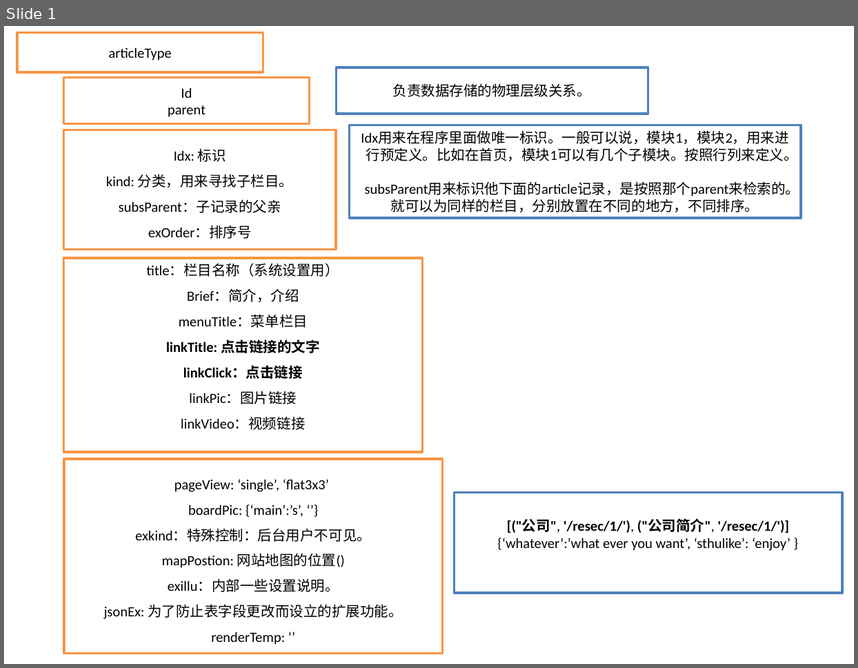
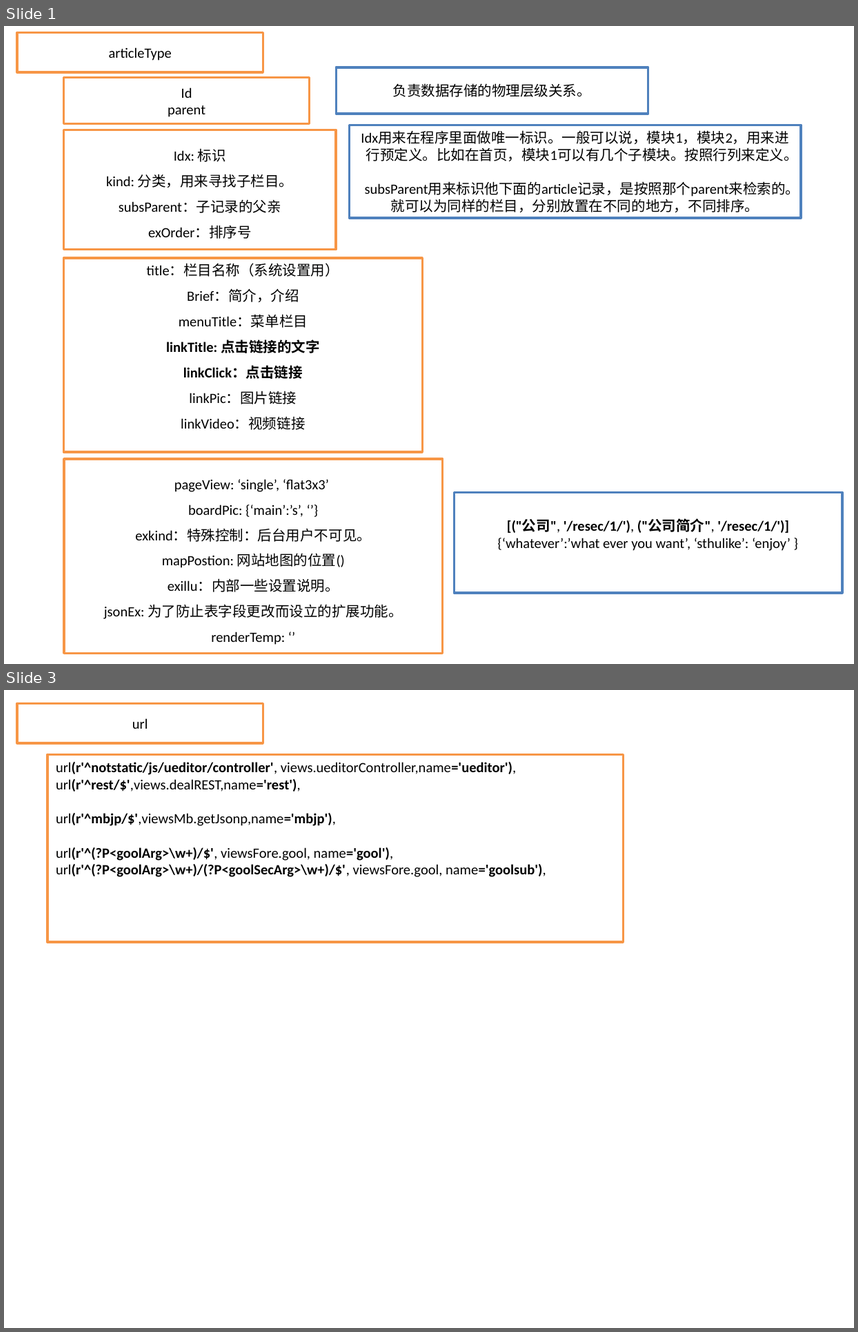
Before and after one commit to zhtdh/seoWeb, a slide deck: hierarchy.pptx. Shown one above the other, each under a label of ours: slide 1 before the commit, slides 1 and 3 after it; the slides between them are not shown. The pictures are 858x668 and 858x1332 pixels, drawn with LibreOffice and Linux fonts; fonts in the diff are those of the drawing. Boxes give left, top, right and bottom in pixels: in the first picture for what was removed or moved away, otherwise in the second. Text is boxed around its words. In the diff, an @@ line names an element or a change of style, - is before the commit and + after.

```diff
--- a/hierarchy.pptx
+++ b/hierarchy.pptx
@@ slide 3 added at (x1=4, y1=690, x2=854, y2=1328), background #009B4E @@
@@ rectangle added at (x1=18, y1=704, x2=263, y2=744), fill #009B4E, outline #F79646 2 pt, 12 pt, text #000000 @@
+url
@@ rectangle added at (x1=47, y1=755, x2=623, y2=942), fill #009B4E, outline #F79646 2 pt, 12 pt, text #000000, bold @@
+url(r'^notstatic/js/ueditor/controller', views.ueditorController,name='ueditor'),
+url(r'^rest/$',views.dealREST,name='rest'),
+url(r'^mbjp/$',viewsMb.getJsonp,name='mbjp'),
+url(r'^(?P<goolArg>\w+)/$', viewsFore.gool, name='gool'),
+url(r'^(?P<goolArg>\w+)/(?P<goolSecArg>\w+)/$', viewsFore.gool, name='goolsub'),
```
Also in this commit, not shown: 1 slide changed, 1 other slide added, 5 other files.
